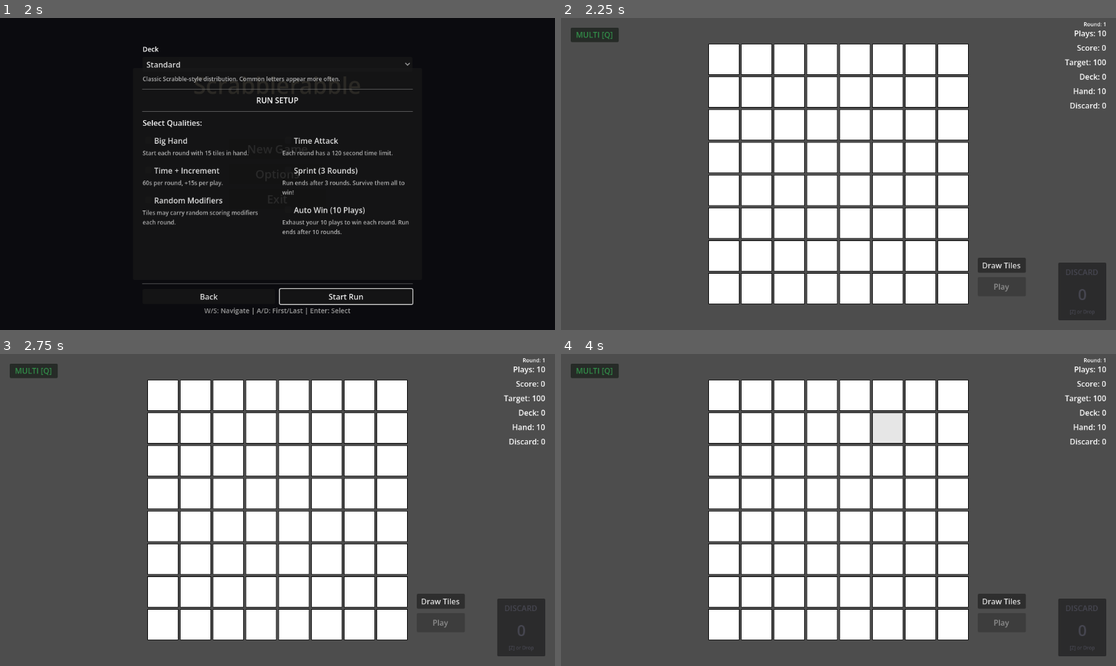
Above: before the commit, frames 1-4 (two rows, left to right).
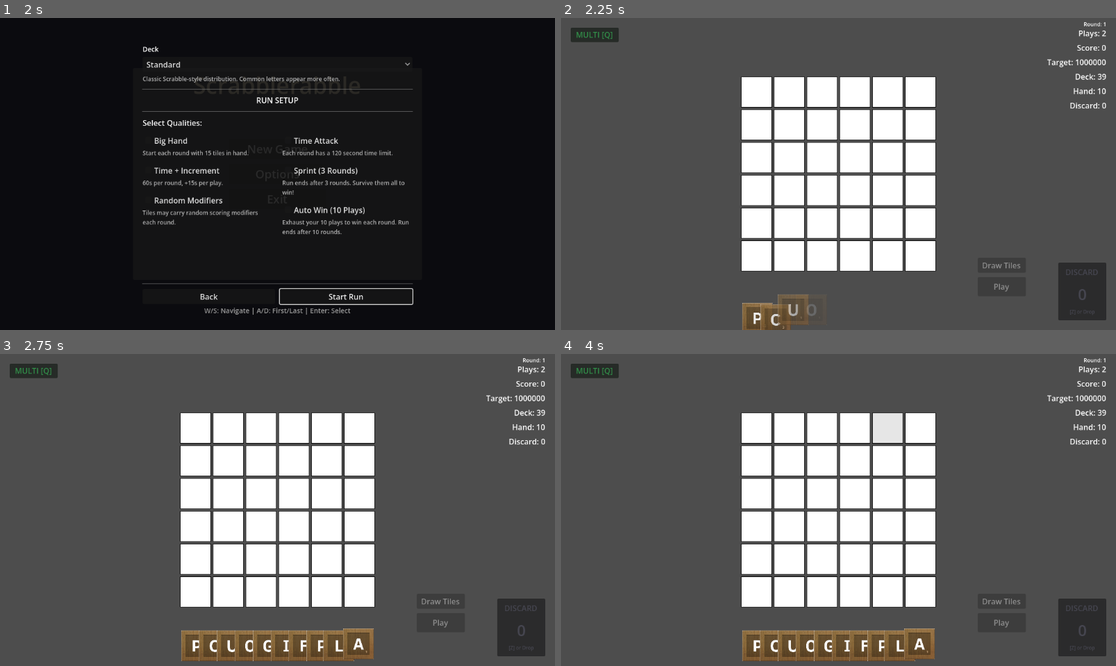
Above: after the commit, the same moments.

Repository: rcmilan/godot-scrabblerabble
Game: Godot game, scene res://scenes/title_screen/TitleScreen.tscn
Same seed, same stepped clock (60 frames per second), same inputs: the game is played once before the commit and once after it.
Inputs (mouse positions are in pixels of both pictures, inside the frame that each line leads up to):
- Up to frame 1 (2 s): click "New Game" at 0.5 s; click "New Game" at 1.25 s
- Up to frame 2 (2.25 s): click "Start Run" at 2 s
- Up to frame 3 (2.75 s): no input
- Up to frame 4 (4 s): click (999, 600) at 2.75 s, where only the run before the commit has a clickable "Draw Tiles"; tap Enter (ui_accept) at 3.5 s; drag from (721, 394) to (894, 441) at 3.52 s

Frame 1 is identical in both runs. In frame 2, 17% of the frame differs, in the area x 26-99%, y 4-100%; in frame 3, 18%, in the area x 26-99%, y 4-99%; in frame 4, 18%.
Error before the commit: Parse Error: Identifier "_discard_pile" not declared in the current scope. (res://autoload/hand_manager.gd:118)

Commit message:
fix: correct double-underscore corruption in hand_manager and gameplay_controller

Diff:
--- a/autoload/hand_manager.gd
+++ b/autoload/hand_manager.gd
@@ -22,7 +22,7 @@
 # =============================================================================
 
 var hand_size: int = 10
-var __discard_pile: Array[Tile] = []
+var _discard_pile: Array[Tile] = []
 
 # =============================================================================
 # SCENE REFERENCES (resolved at runtime)
@@ -141,7 +141,7 @@
 
 
 ## Returns the discard pile contents.
-func get__discard_pile() -> Array[Tile]:
+func get_discard_pile() -> Array[Tile]:
 	return _discard_pile.duplicate()
 
 
@@ -151,11 +151,11 @@
 
 
 ## Clears the discard pile and returns its contents. Called during round reset.
-func clear__discard_pile() -> Array[Tile]:
+func clear_discard_pile() -> Array[Tile]:
 	var tiles: Array[Tile] = _discard_pile.duplicate()
 	_discard_pile.clear()
 	EventBus.discard_count_changed.emit(0)
-	EventBus._discard_pile_changed.emit([])
+	EventBus.discard_pile_changed.emit([])
 	return tiles
 
 
--- a/scripts/controllers/gameplay_controller.gd
+++ b/scripts/controllers/gameplay_controller.gd
@@ -27,8 +27,8 @@
 	DRAGGING        # Tile being dragged
 }
 
-var __interaction_mode: InteractionMode = InteractionMode.IDLE
-var __selected_tile: Tile = null
+var _interaction_mode: InteractionMode = InteractionMode.IDLE
+var _selected_tile: Tile = null
 var _is_active: bool = false
 
 # =============================================================================
@@ -254,7 +254,7 @@
 		print("[Gameplay] Cannot drag non-interactable tile: %s" % tile.name)
 		return
 
-	var tiles_to_drag: Array[Tile] = _selection.get__selected_tiles()
+	var tiles_to_drag: Array[Tile] = _selection.get_selected_tiles()
 
 	# Filter out any locked/non-interactable tiles from multi-drag
 	var valid_tiles: Array[Tile] = []
@@ -333,7 +333,7 @@
 	if not _is_active:
 		return
 
-	var _selected_tiles: Array[Tile] = _selection.get__selected_tiles()
+	var _selected_tiles: Array[Tile] = _selection.get_selected_tiles()
 
 	if _selected_tiles.is_empty():
 		print("[Gameplay] No tile selected")
@@ -412,7 +412,7 @@
 
 ## Discards selected hand tiles directly (no confirmation).
 func _request_discard() -> void:
-	var _selected_tiles: Array[Tile] = _selection.get__selected_tiles()
+	var _selected_tiles: Array[Tile] = _selection.get_selected_tiles()
 
 	var hand_tiles: Array[Tile] = []
 	for tile in _selected_tiles:
@@ -539,7 +539,7 @@
 
 	if has_selection:
 		_interaction_mode = InteractionMode.TILE_SELECTED
-		_selected_tile = _selection.get__selected_tiles()[0] if _selection.get_selection_count() == 1 else null
+		_selected_tile = _selection.get_selected_tiles()[0] if _selection.get_selection_count() == 1 else null
 		_set_hand_tiles_hover_enabled(false)
 	else:
 		_interaction_mode = InteractionMode.IDLE
